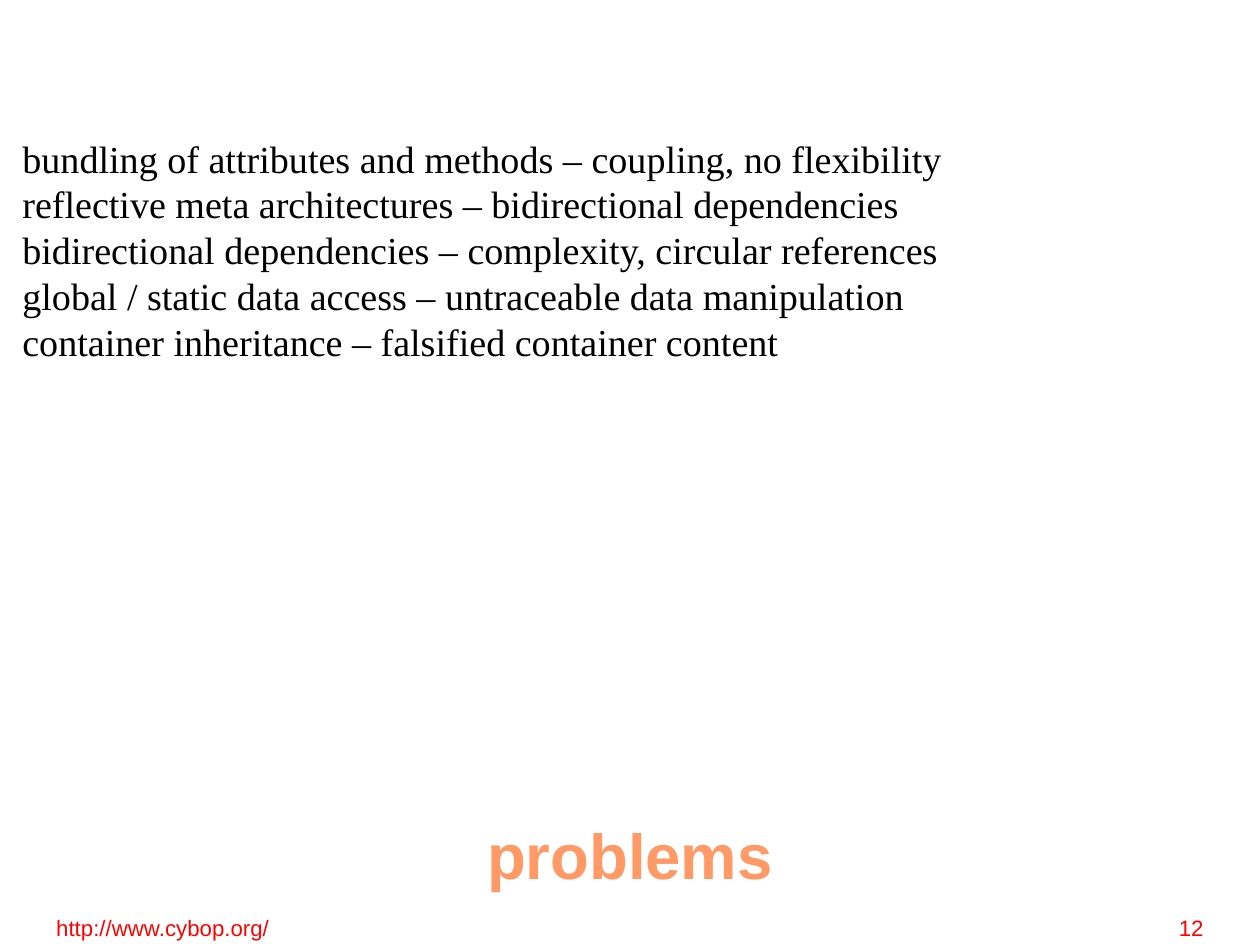
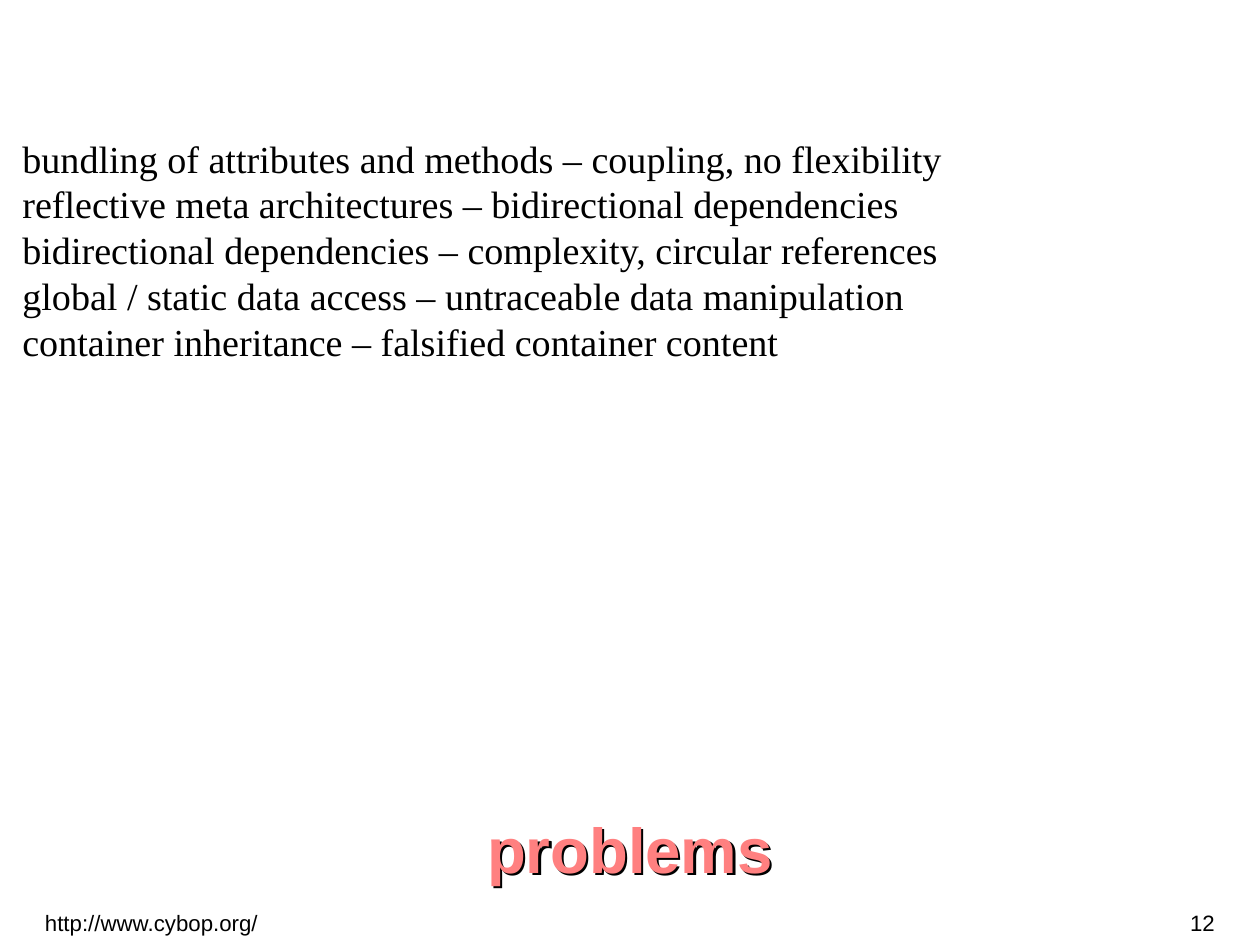
Before and after one commit to GitMirroring/cybop, a slide deck: slide 12 of doc/lightning_talk/cybop.odp. Drawn at 1260x945 pixels with LibreOffice and Linux fonts; fonts in the diff are those of the drawing; background and template pictures are left out. Boxes give left, top, right and bottom in pixels: in the first picture for what was removed or moved away, otherwise in the second. Text is boxed around its words. In the diff, an @@ line names an element or a change of style, - is before the commit and + after.

```diff
--- a/doc/lightning_talk/cybop.odp
+++ b/doc/lightning_talk/cybop.odp
@@ text "problems" at (x1=487, y1=827, x2=772, y2=885): text colour #FF9966 to #FF8080 @@
@@ text "http://www.cybop.org/" at (x1=45, y1=915, x2=258, y2=936): text colour #FF0000 to #000000 @@
@@ page number at (x1=1190, y1=915, x2=1215, y2=931): text colour #FF0000 to #000000 @@
```
Also in this commit, not shown: 13 other slides changed, 1 other file.
